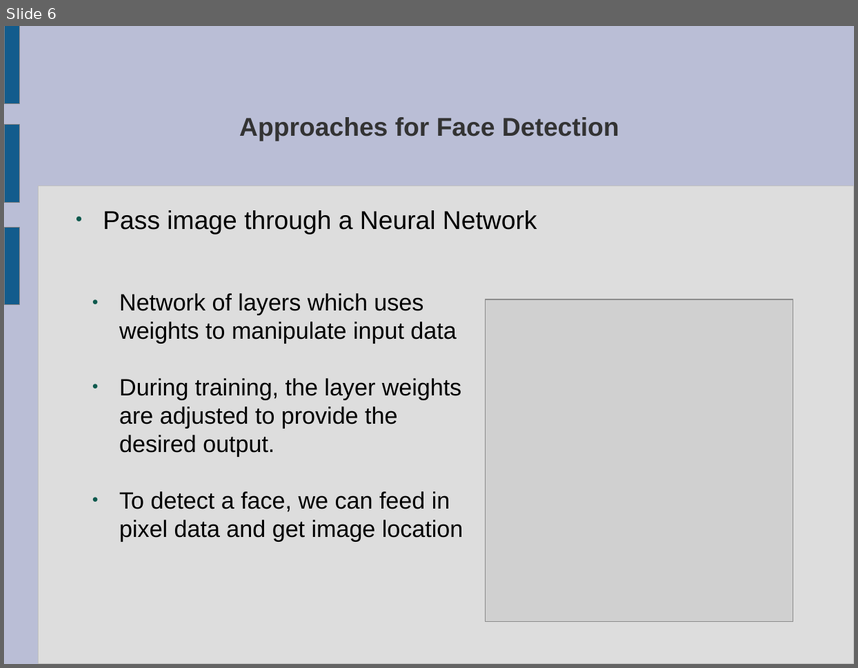
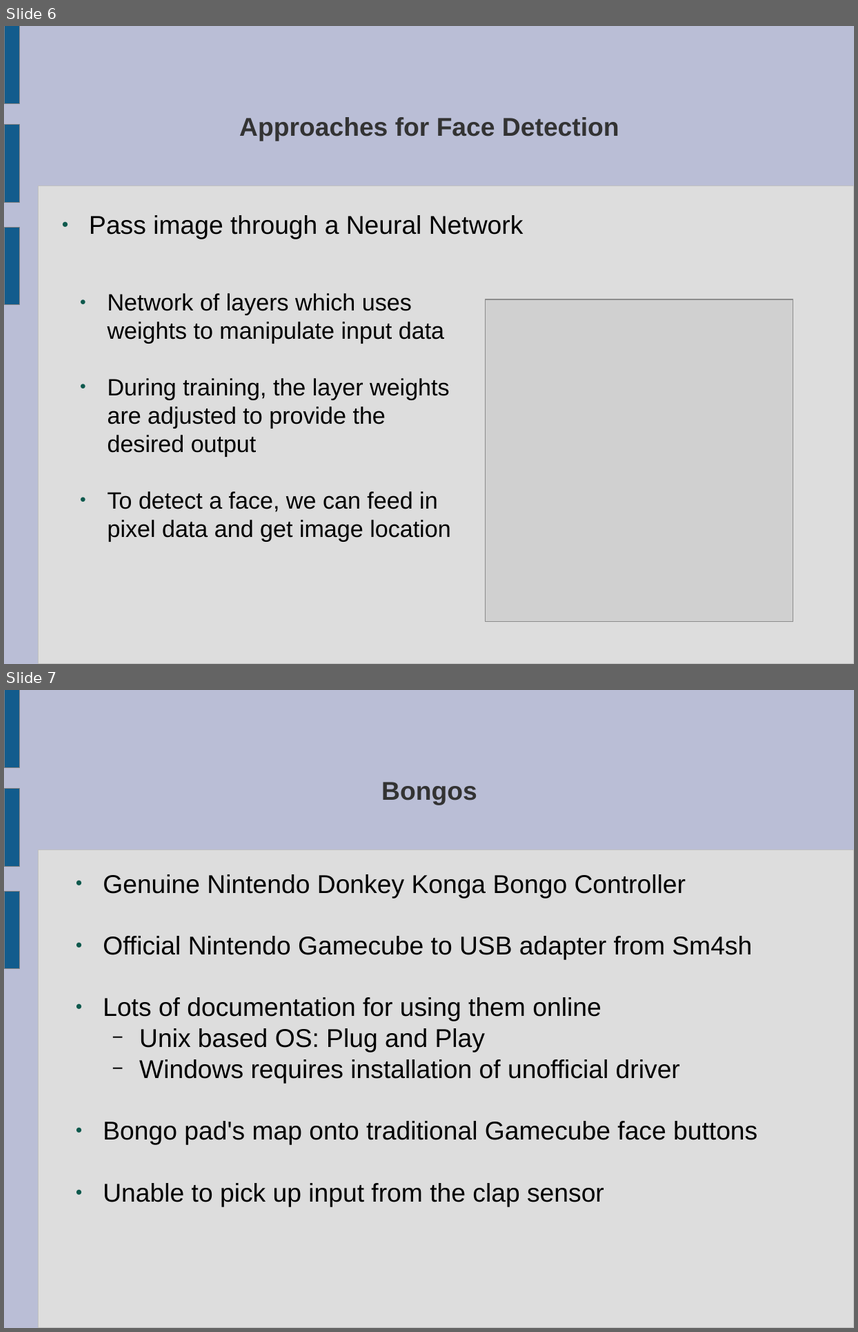
Before and after one commit to Payne325/Talks, a slide deck: bongosero/Games Wales/Games Wales Presentation.odp. Shown one above the other, each under a label of ours: slide 6 before the commit, slides 6 and 7 after it. The pictures are 858x668 and 858x1332 pixels, drawn with LibreOffice and Linux fonts; fonts in the diff are those of the drawing; grey boxes stand for pictures. Boxes give left, top, right and bottom in pixels: in the first picture for what was removed or moved away, otherwise in the second. Text is boxed around its words. In the diff, an @@ line names an element or a change of style, - is before the commit and + after.

```diff
--- a/bongosero/Games Wales/Games Wales Presentation.odp
+++ b/bongosero/Games Wales/Games Wales Presentation.odp
@@ slide 7 added at [4, 690, 854, 1328], background #BABED6; not listed: 4 template elements that a slide beside it also shows @@
@@ title added at [381, 782, 477, 805], 24 pt, text #333333, bold @@
+Bongos
@@ text added at [103, 874, 757, 1206], 24 pt, text #000000 @@
+● Genuine Nintendo Donkey Konga Bongo Controller
+● Official Nintendo Gamecube to USB adapter from Sm4sh
+● Lots of documentation for using them online
+  − Unix based OS: Plug and Play
+  − Windows requires installation of unofficial driver
+● Bongo pad's map onto traditional Gamecube face buttons
+● Unable to pick up input from the clap sensor
@@ slide 6 changed as well @@
@@ text "Pass image through a Neural ...": place and size @@
-text "Pass image through a Neural ..." at [103, 210, 537, 234]
+text "Pass image through a Neural ..." at [89, 215, 524, 239]
@@ text "Network of layers which uses ...": place and size @@
-text "Network of layers which uses ..." at [119, 293, 463, 541]
+text "Network of layers which uses ..." at [107, 293, 450, 541]
@@ text at [107, 378, 450, 456]: text changed @@
-● During training, the layer weights are adjusted to provide the desired output.
+● During training, the layer weights are adjusted to provide the desired output
```
Also in this commit, not shown: 6 other slides changed, 5 other slides added, 6 slides removed, 1 other file.
